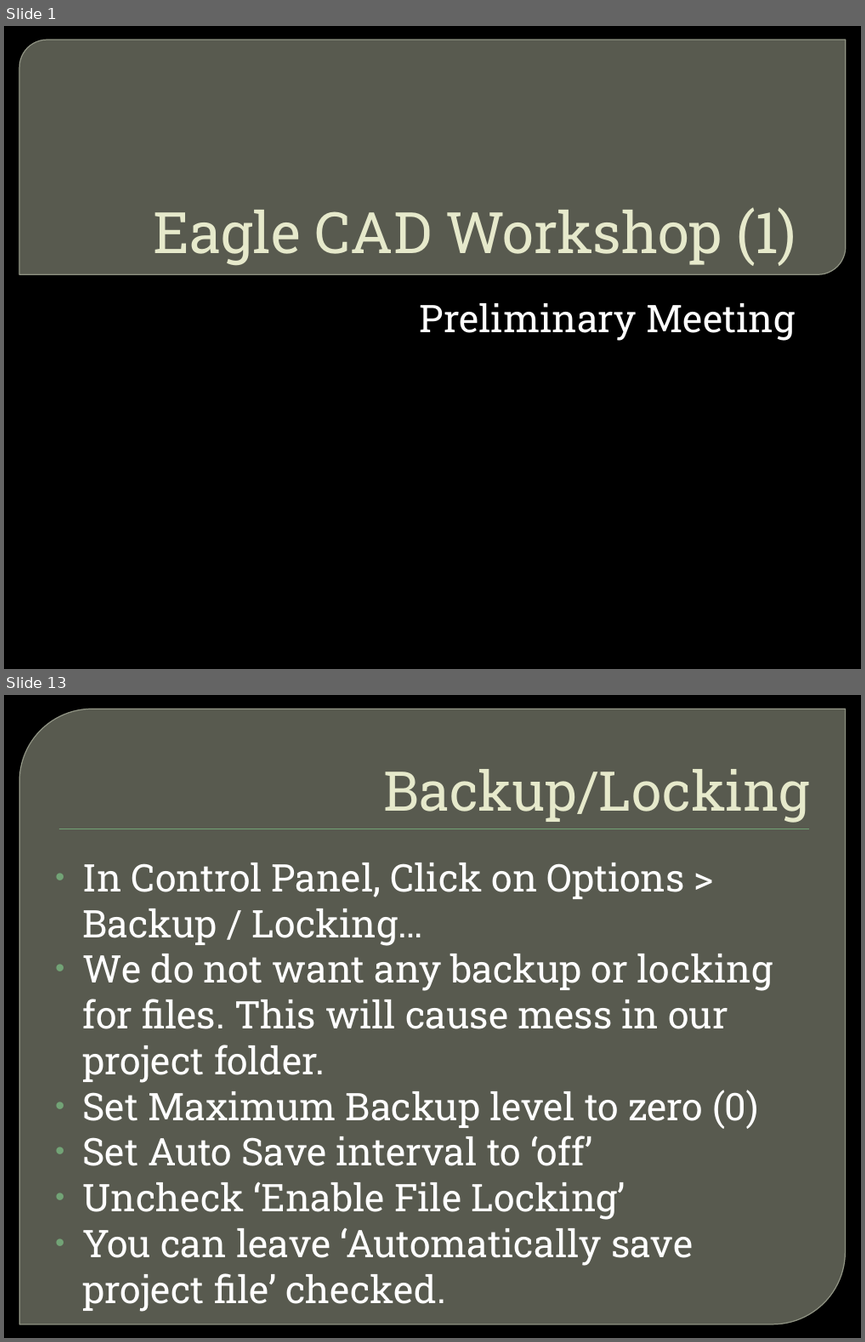
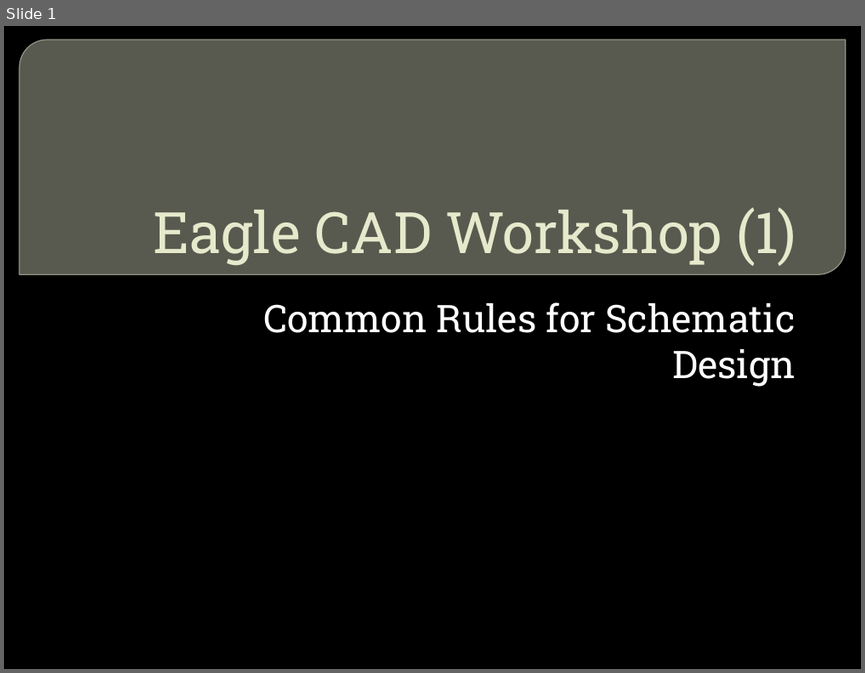
Before and after one commit to CSPon/Workshop_Materials, a slide deck: Workshop_Slides/Eagle CAD/Eagle CAD Workshop (1).pptx. Shown one above the other, each under a label of ours: slides 1 and 13 before the commit, slide 1 after it; the slides between them are not shown. The pictures are 865x1342 and 865x673 pixels, drawn with LibreOffice and Linux fonts; fonts in the diff are those of the drawing; background and template pictures are left out. Boxes give left, top, right and bottom in pixels: in the first picture for what was removed or moved away, otherwise in the second. Text is boxed around its words. In the diff, an @@ line names an element or a change of style, - is before the commit and + after.

```diff
--- a/Workshop_Slides/Eagle CAD/Eagle CAD Workshop (1).pptx
+++ b/Workshop_Slides/Eagle CAD/Eagle CAD Workshop (1).pptx
@@ slide 13 removed at [4,695,861,1338], background picture (left out) @@
@@ round diag rect removed at [19,709,846,1324] @@
@@ title removed at [384,769,810,823] @@
-Backup/Locking
@@ rectangle removed at [59,828,809,829] @@
@@ text removed at [83,862,772,1265] @@
-• In Control Panel, Click on Options > Backup / Locking…
-• We do not want any backup or locking for files. This will cause mess in our project folder.
-• Set Maximum Backup level to zero (0)
-• Set Auto Save interval to ‘off’
-• Uncheck ‘Enable File Locking’
-• You can leave ‘Automatically save project file’ checked.
@@ slide 1 changed as well @@
@@ subtitle at [263,302,795,386]: text changed @@
-Preliminary Meeting
+Common Rules for Schematic Design
```
Also in this commit, not shown: 4 other slides changed, 7 slides added, 13 other slides removed, 3 other files.
